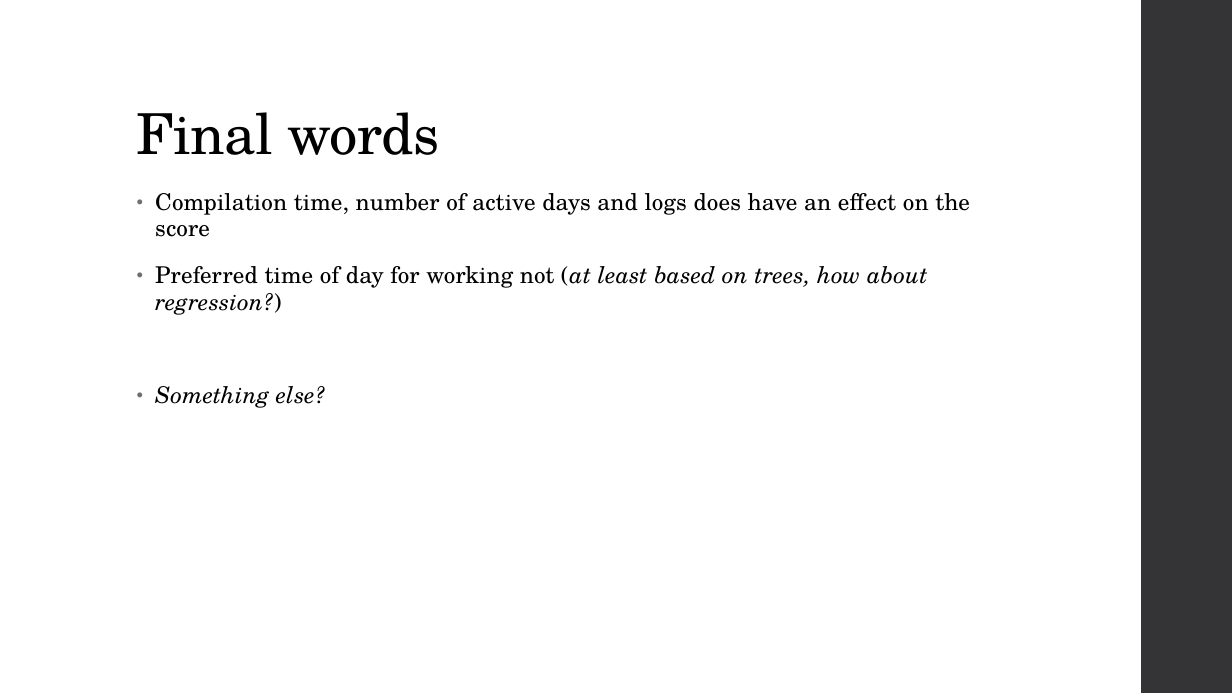
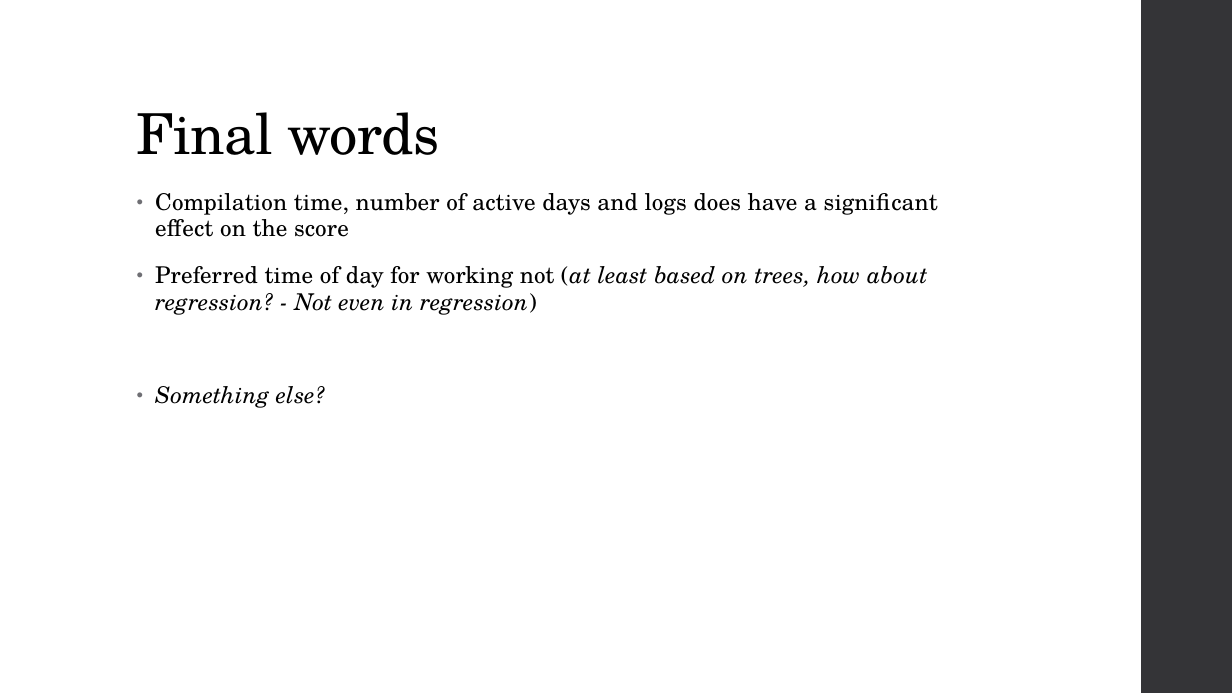
Before and after one commit to fskgiulia/JYUEF01, a slide deck: slide 7 of edm-project.pptx. Drawn at 1232x693 pixels with LibreOffice and Linux fonts; fonts in the diff are those of the drawing. Boxes give left, top, right and bottom in pixels: in the first picture for what was removed or moved away, otherwise in the second. Text is boxed around its words. In the diff, an @@ line names an element or a change of style, - is before the commit and + after.

```diff
--- a/edm-project.pptx
+++ b/edm-project.pptx
@@ text at (155, 193, 938, 315): text changed @@
-• Compilation time, number of active days and logs does have an effect on the score
-• Preferred time of day for working not (at least based on trees, how about regression?)
+• Compilation time, number of active days and logs does have a significant effect on the score
+• Preferred time of day for working not (at least based on trees, how about regression? - Not even in regression)
```
Also in this commit, not shown: 5 other slides changed, 1 slide removed.
